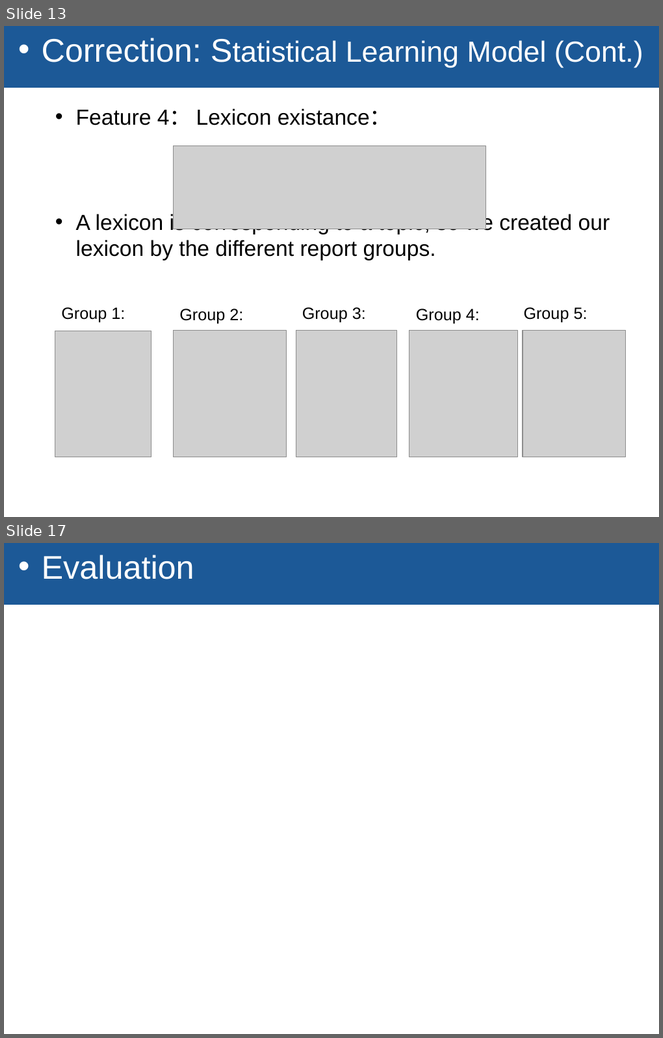
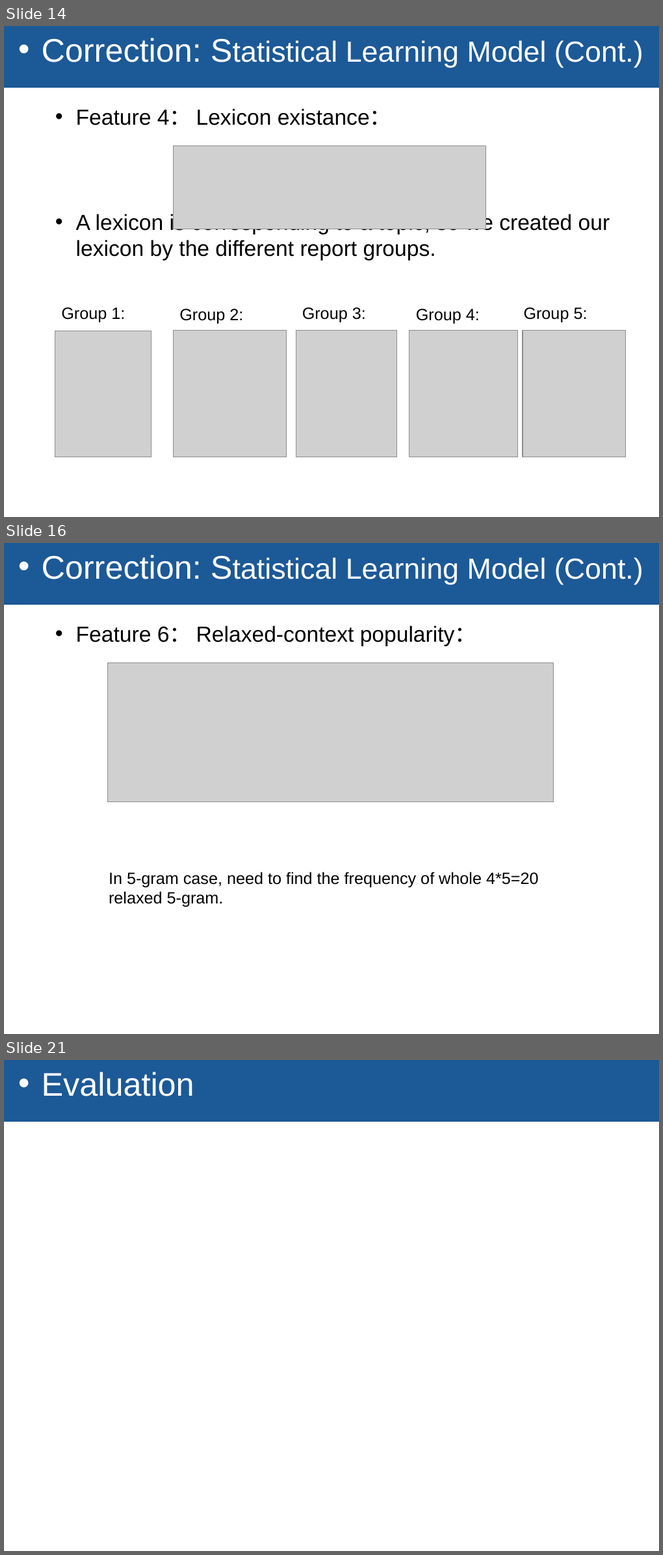
Before and after one commit to TZstatsADS/Fall2018-Project4-sec1-grp5, a slide deck: GR5243 pro4.pptx. Shown one above the other, each under a label of ours: slides 13 and 17 before the commit, slides 14, 16 and 21 after it; the slides between them are not shown. The pictures are 663x1038 and 663x1555 pixels, drawn with LibreOffice and Linux fonts; fonts in the diff are those of the drawing; grey boxes stand for pictures; background and template pictures are left out. Boxes give left, top, right and bottom in pixels: in the first picture for what was removed or moved away, otherwise in the second. Text is boxed around its words. In the diff, an @@ line names an element or a change of style, - is before the commit and + after.

```diff
--- a/GR5243 pro4.pptx
+++ b/GR5243 pro4.pptx
@@ slide 16 added at bbox=[4, 543, 659, 1034], background #FFFFFF; not listed: 1 template element that a slide beside it also shows @@
@@ text added at bbox=[42, 555, 644, 646], 24 pt, text #FFFFFF @@
+• Correction: Statistical Learning Model (Cont.)
+    • Feature 6： Relaxed-context popularity：
@@ picture added at bbox=[107, 663, 554, 802] @@
@@ text added at bbox=[109, 872, 539, 908], 18 pt, text #000000 @@
+In 5-gram case, need to find the frequency of whole 4*5=20 relaxed 5-gram.
@@ what was slide 13 is now slide 14 @@
@@ what was slide 17 is now slide 21 @@
```
Also in this commit, not shown: 3 slides changed, 4 other slides added, 4 other files.
